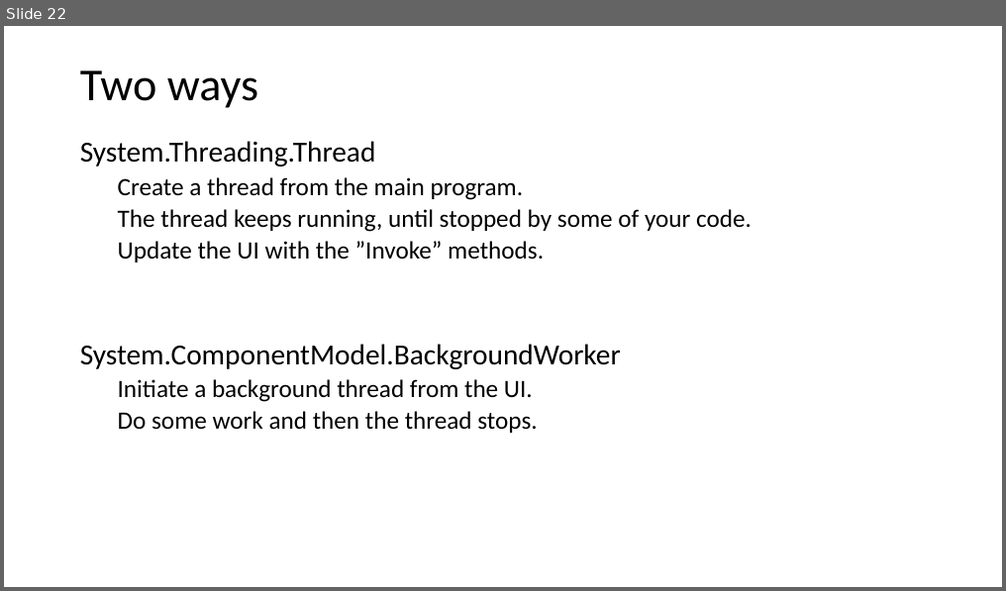
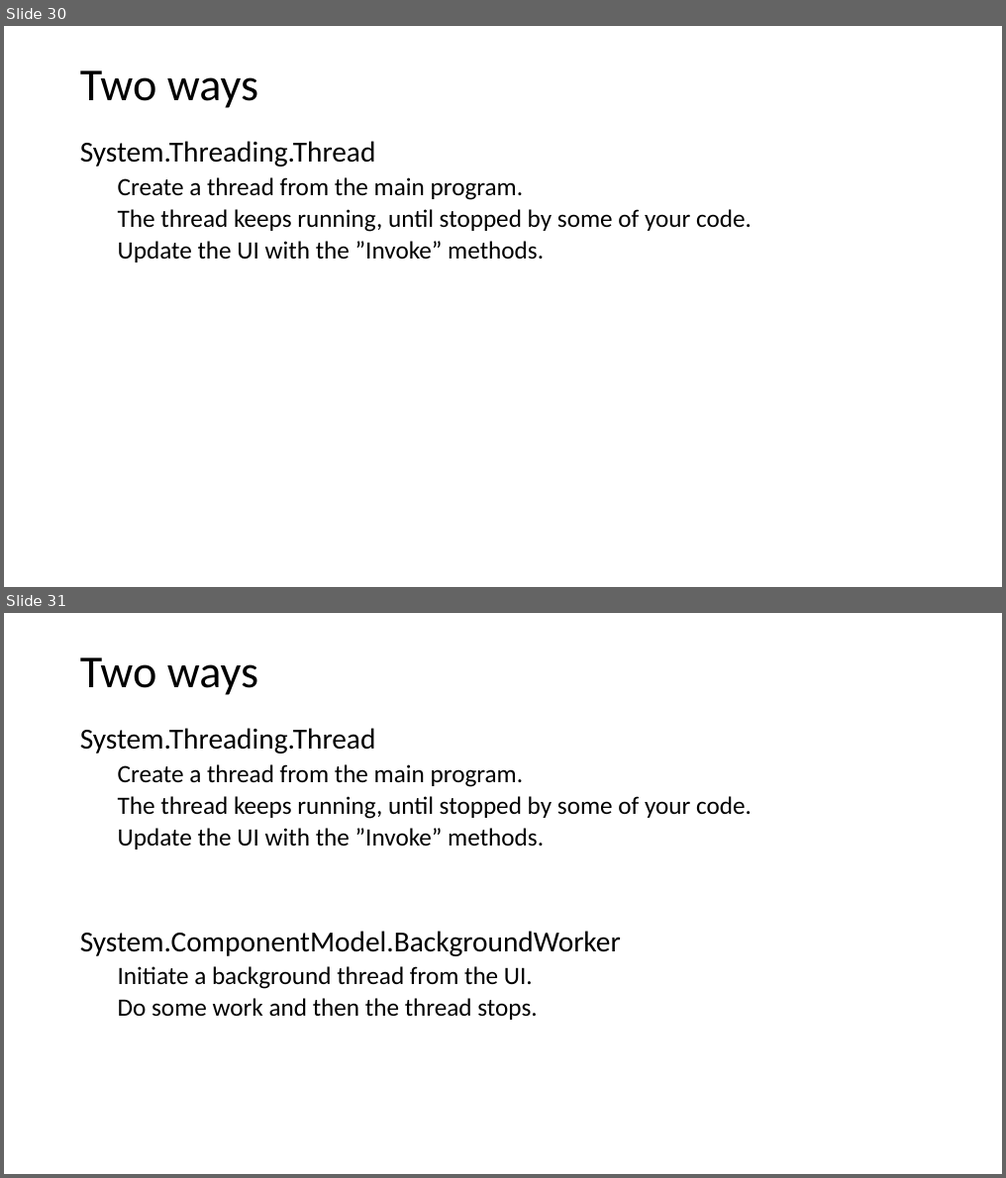
Before and after one commit to codesmurf/st3its3_teaching, a slide deck: 05 Thread Synchronization 1/Thread Synchronization.pptx. Shown one above the other, each under a label of ours: slide 22 before the commit, slides 30 and 31 after it. The pictures are 1006x591 and 1006x1178 pixels, drawn with LibreOffice and Linux fonts; fonts in the diff are those of the drawing. Boxes give left, top, right and bottom in pixels: in the first picture for what was removed or moved away, otherwise in the second. Text is boxed around its words. In the diff, an @@ line names an element or a change of style, - is before the commit and + after.

Commit message:
Updates to Thread sync slides

```diff
--- a/05 Thread Synchronization 1/Thread Synchronization.pptx
+++ b/05 Thread Synchronization 1/Thread Synchronization.pptx
@@ slide 30 added at [4, 26, 1002, 587], background #FFFFFF @@
@@ title added at [80, 71, 258, 108], 44 pt, text #000000 @@
+Two ways
@@ text added at [80, 141, 751, 263], 24 pt, text #000000 @@
+System.Threading.Thread
+  Create a thread from the main program.
+  The thread keeps running, until stopped by some of your code.
+  Update the UI with the ”Invoke” methods.
@@ what was slide 22 is now slide 31 @@
```
Also in this commit, not shown: 11 slides changed, 11 other slides added, 1 other file.
